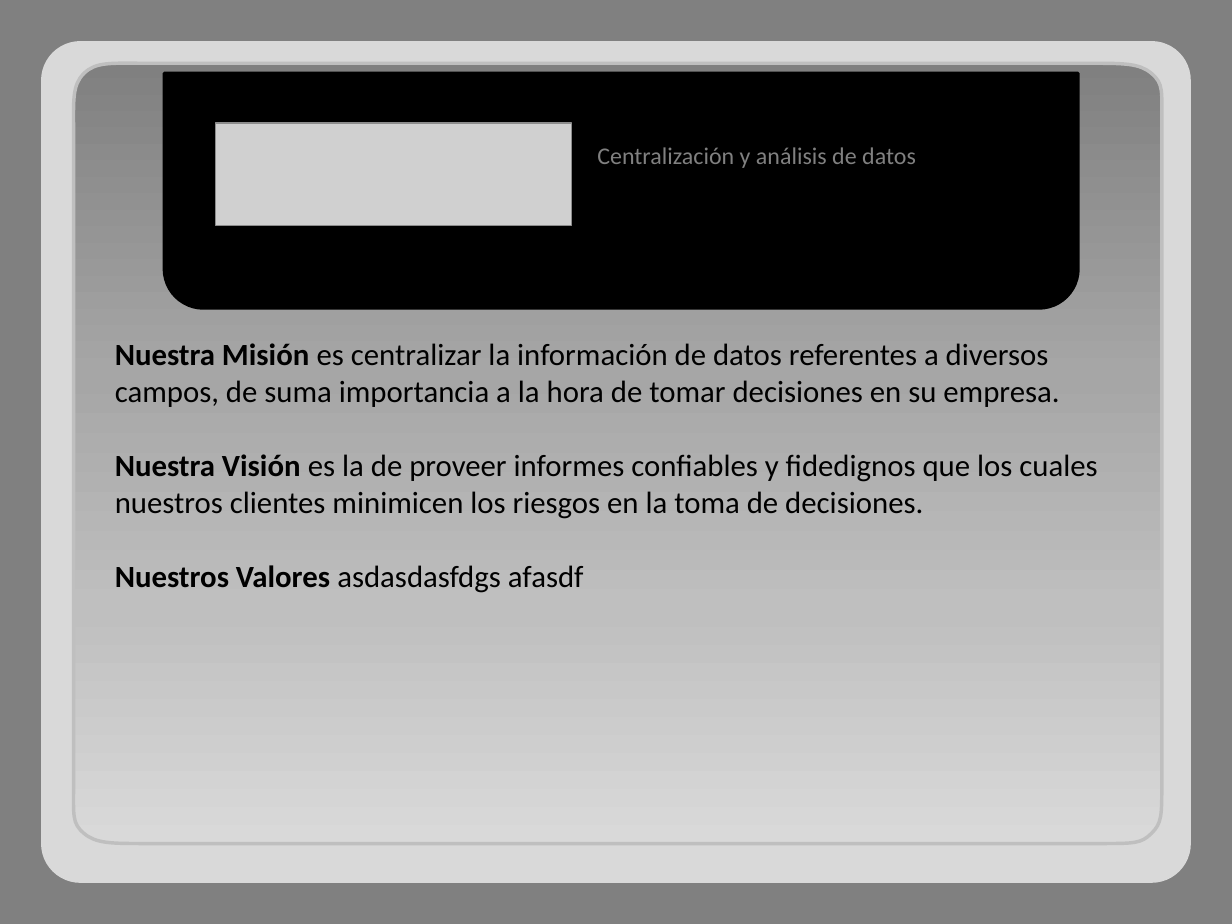
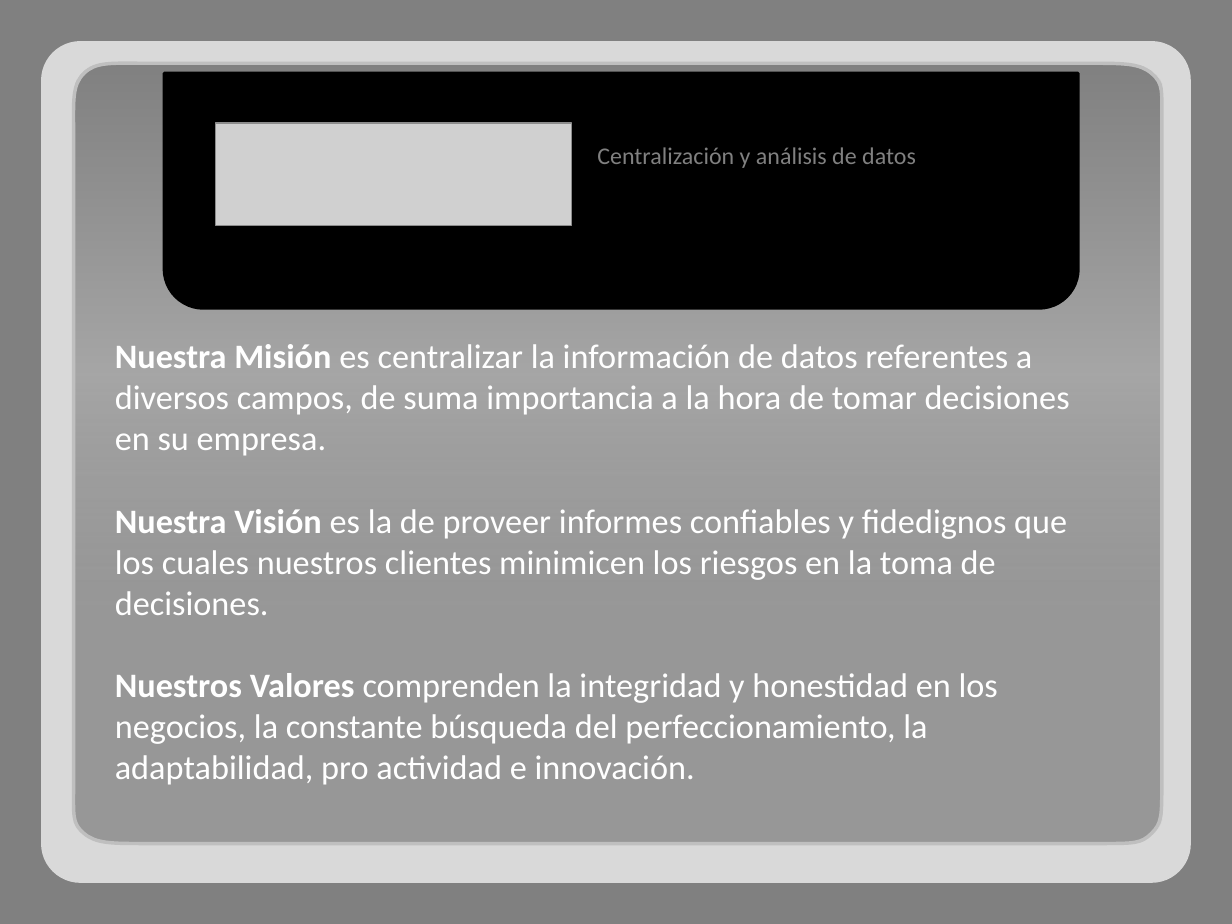
Before and after one commit to adrianachelotti/tallerdesarrollo1ero2011, a slide deck: slide 3 of Presentacion/Comercial/Presentacion Comercial.pptx. Drawn at 1232x924 pixels with LibreOffice and Linux fonts; fonts in the diff are those of the drawing; grey boxes stand for pictures. Boxes give left, top, right and bottom in pixels: in the first picture for what was removed or moved away, otherwise in the second. Text is boxed around its words. In the diff, an @@ line names an element or a change of style, - is before the commit and + after.

```diff
--- a/Presentacion/Comercial/Presentacion Comercial.pptx
+++ b/Presentacion/Comercial/Presentacion Comercial.pptx
@@ freeform shape at [71, 62, 1163, 844]: fill gradient #808080 to #A6A6A6 to #BFBFBF to #D9D9D9 to gradient #808080 to #A6A6A6 @@
@@ text at [115, 344, 1070, 615]: size 18 to 20 pt, text colour #000000 to #FFFFFF in "Nuestra Misión es centralizar la información de ...", "Nuestra Visión es la de proveer informes ..." @@
@@ text at [115, 673, 998, 785]: text changed; size 18 to 20 pt; text colour #000000 to #FFFFFF @@
-Nuestros Valores asdasdasfdgs afasdf
+Nuestros Valores comprenden la integridad y honestidad en los negocios, la constante búsqueda del perfeccionamiento, la adaptabilidad, pro actividad e innovación.
```
Also in this commit, not shown: 2 other slides changed, 3 slides added.
